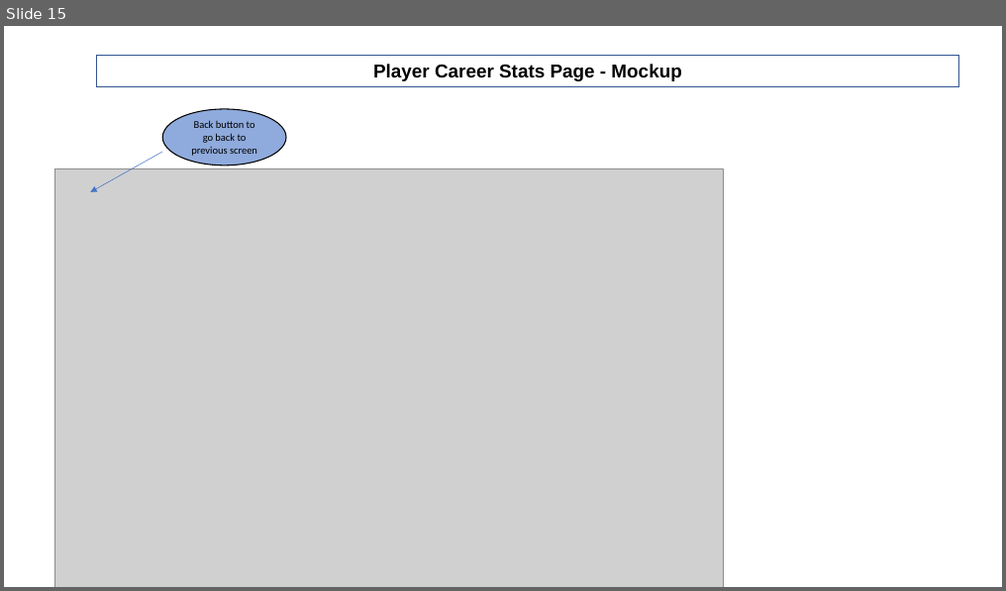
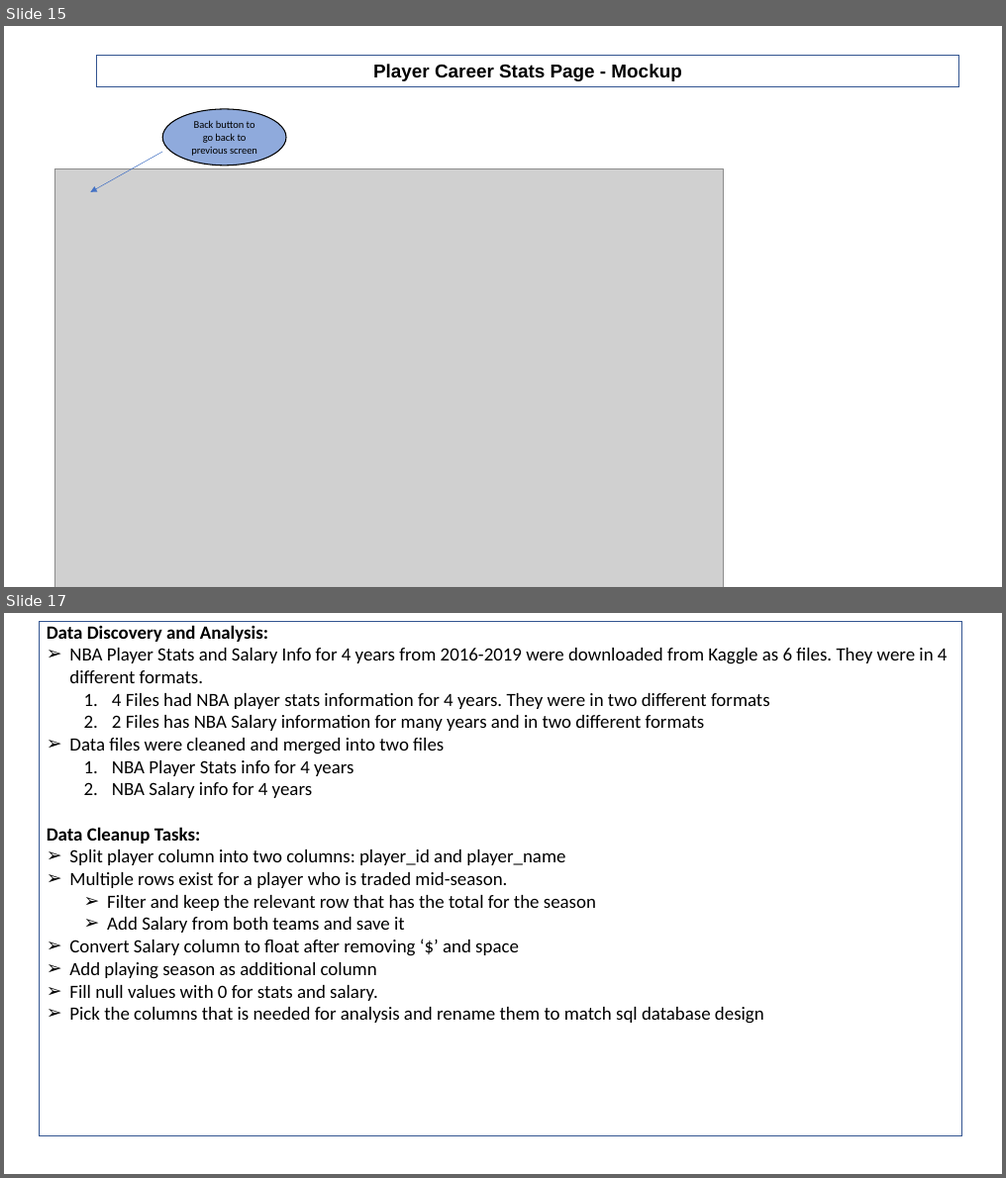
Before and after one commit to asitkumar26/nba-player-analytics, a slide deck: Presentation/NBA Player Analytics- Week 2 Deliverables.pptx. Shown one above the other, each under a label of ours: slide 15 before the commit, slides 15 and 17 after it; the slides between them are not shown. The pictures are 1006x591 and 1006x1178 pixels, drawn with LibreOffice and Linux fonts; fonts in the diff are those of the drawing; grey boxes stand for pictures. Boxes give left, top, right and bottom in pixels: in the first picture for what was removed or moved away, otherwise in the second. Text is boxed around its words. In the diff, an @@ line names an element or a change of style, - is before the commit and + after.

```diff
--- a/Presentation/NBA Player Analytics- Week 2 Deliverables.pptx
+++ b/Presentation/NBA Player Analytics- Week 2 Deliverables.pptx
@@ slide 17 added at (4, 613, 1002, 1174), background #FFFFFF @@
@@ rectangle added at (40, 621, 962, 1136), outline #325491 0.5 pt, 18 pt, text #000000 @@
+Data Discovery and Analysis:
+➢ NBA Player Stats and Salary Info for 4 years from 2016-2019 were downloaded from Kaggle as 6 files. They were in 4 different formats.
+  1. 4 Files had NBA player stats information for 4 years. They were in two different formats
+  2. 2 Files has NBA Salary information for many years and in two different formats
+➢ Data files were cleaned and merged into two files
+  1. NBA Player Stats info for 4 years
+  2. NBA Salary info for 4 years
+Data Cleanup Tasks:
+➢ Split player column into two columns: player_id and player_name
+➢ Multiple rows exist for a player who is traded mid-season.
+  ➢ Filter and keep the relevant row that has the total for the season
+  ➢ Add Salary from both teams and save it
+➢ Convert Salary column to float after removing ‘$’ and space
+➢ Add playing season as additional column
+➢ Fill null values with 0 for stats and salary.
+➢ Pick the columns that is needed for analysis and rename them to match sql database design
```
Also in this commit, not shown: 1 slide changed, 3 other slides added, 6 other files.
